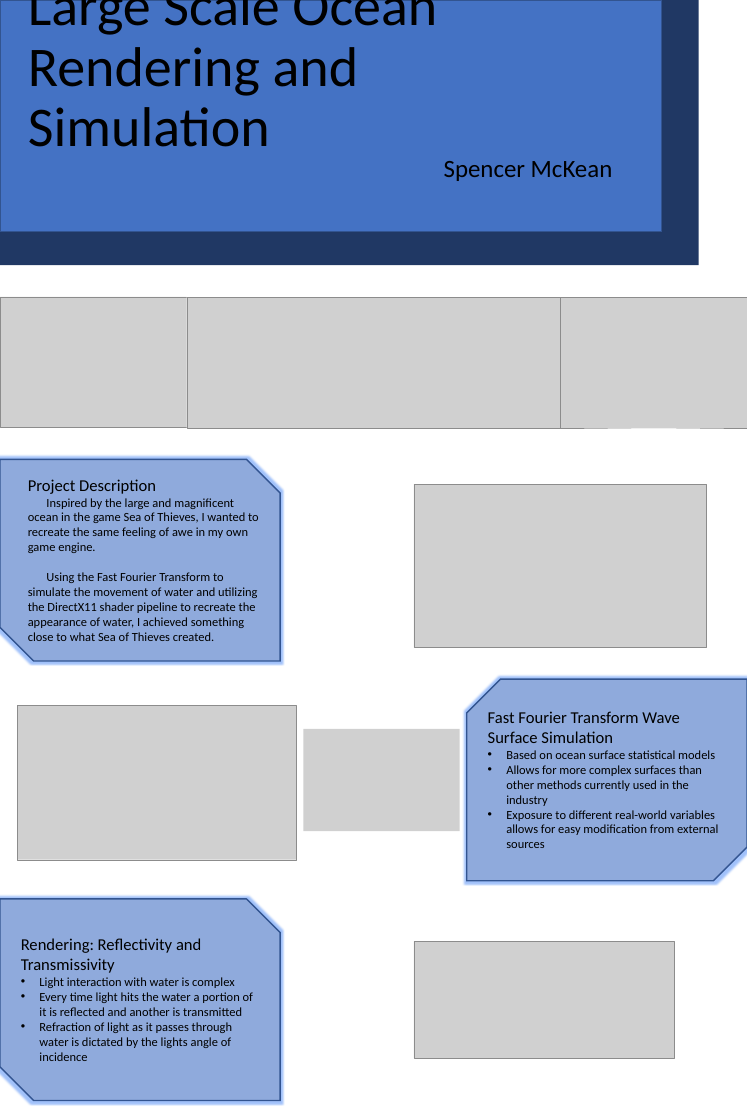
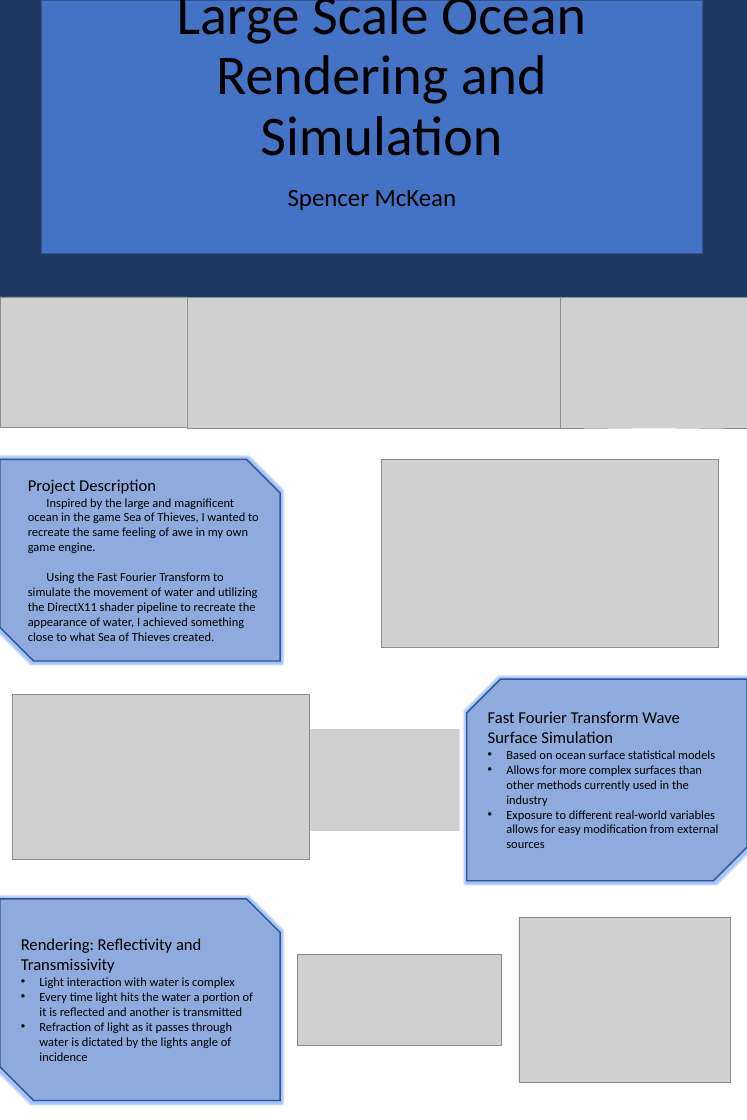
Before and after one commit to s-mckean52/Guildhall, a slide deck: slide 1 of OceanSimulation/Docs/Large Scale Ocean Rendering and Simulation Poster.pptx. Drawn at 747x1120 pixels with LibreOffice and Linux fonts; fonts in the diff are those of the drawing; grey boxes stand for pictures. Boxes give left, top, right and bottom in pixels: in the first picture for what was removed or moved away, otherwise in the second. Text is boxed around its words. In the diff, an @@ line names an element or a change of style, - is before the commit and + after.

```diff
--- a/OceanSimulation/Docs/Large Scale Ocean Rendering and Simulation Poster.pptx
+++ b/OceanSimulation/Docs/Large Scale Ocean Rendering and Simulation Poster.pptx
@@ rectangle: place and size @@
-rectangle at (0,0,699,266)
+rectangle at (0,0,747,297)
@@ rectangle: place and size @@
-rectangle at (0,0,661,231)
+rectangle at (41,0,703,253)
@@ title "Large Scale Ocean Rendering and ...": place and size @@
-title "Large Scale Ocean Rendering and ..." at (28,0,437,147)
+title "Large Scale Ocean Rendering and ..." at (177,0,586,156)
@@ title "Large Scale Ocean Rendering and ..." at (177,0,586,156): alignment left to centre @@
@@ subtitle "Spencer McKean": place and size @@
-subtitle "Spencer McKean" at (444,161,613,181)
+subtitle "Spencer McKean" at (288,190,457,210)
@@ subtitle "Spencer McKean" at (288,190,457,210): alignment right to centre @@
@@ picture: place and size @@
-picture at (414,484,706,648)
+picture at (381,460,718,648)
@@ picture: place and size @@
-picture at (17,706,296,860)
+picture at (12,695,310,860)
@@ picture added at (519,918,730,1083) @@
@@ picture: place and size @@
-picture at (414,942,674,1058)
+picture at (297,954,502,1046)
```
Also in this commit, not shown: 15 other files.
